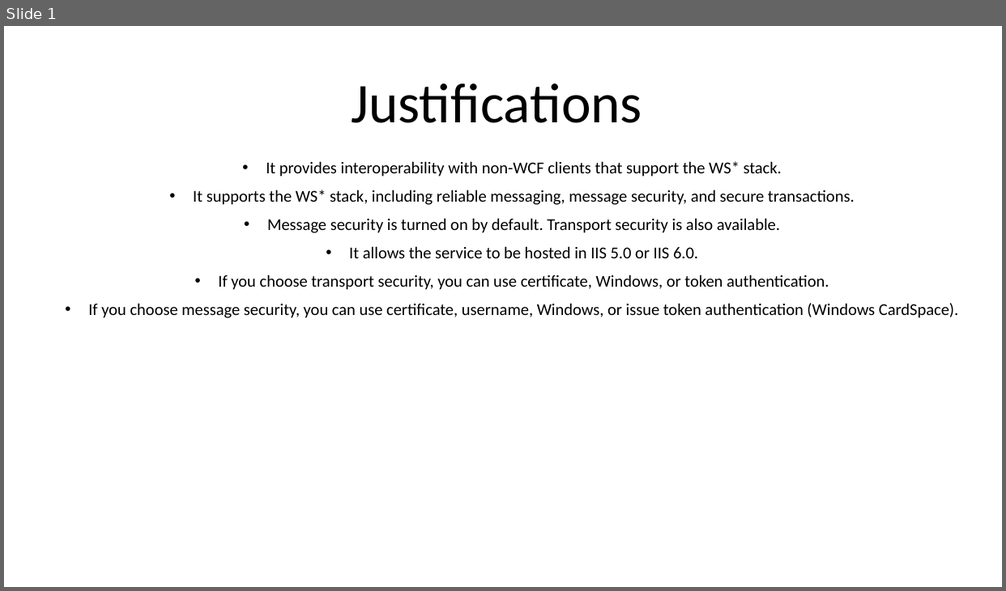
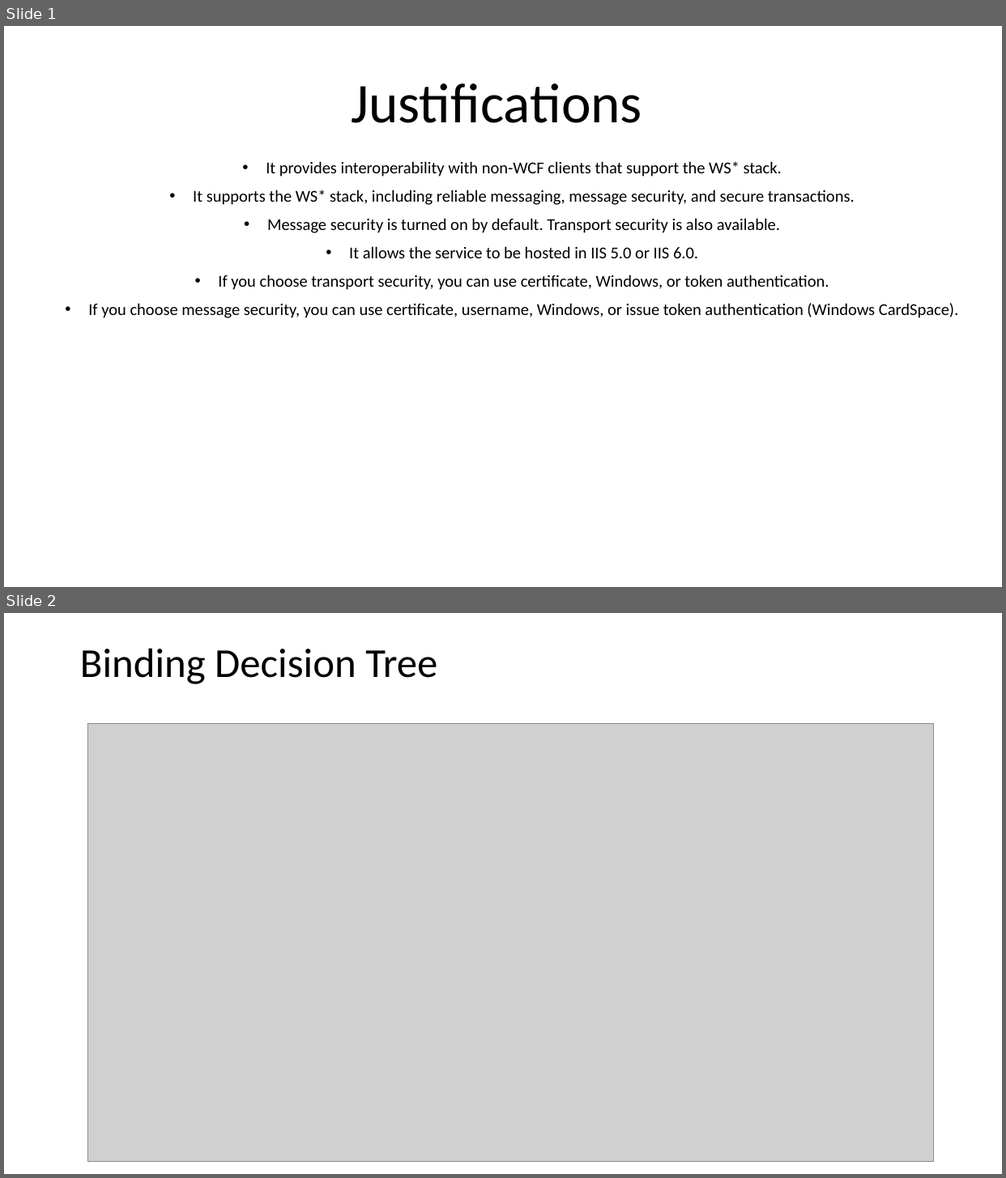
Before and after one commit to XUMINSHENG/dotNET_CA, a slide deck: Docs/presentation/JustificationsForBinding.pptx. Shown one above the other, each under a label of ours: slide 1 before the commit, slides 1 and 2 after it. The pictures are 1006x591 and 1006x1178 pixels, drawn with LibreOffice and Linux fonts; fonts in the diff are those of the drawing; grey boxes stand for pictures. Boxes give left, top, right and bottom in pixels: in the first picture for what was removed or moved away, otherwise in the second. Text is boxed around its words. In the diff, an @@ line names an element or a change of style, - is before the commit and + after.

Commit message:
Presentation updated

```diff
--- a/Docs/presentation/JustificationsForBinding.pptx
+++ b/Docs/presentation/JustificationsForBinding.pptx
@@ slide 2 added at (x1=4, y1=613, x2=1002, y2=1174), background #FFFFFF @@
@@ title added at (x1=80, y1=648, x2=437, y2=684), 39.6 pt, text #000000 @@
+Binding Decision Tree
@@ picture added at (x1=88, y1=724, x2=934, y2=1161) @@
```
